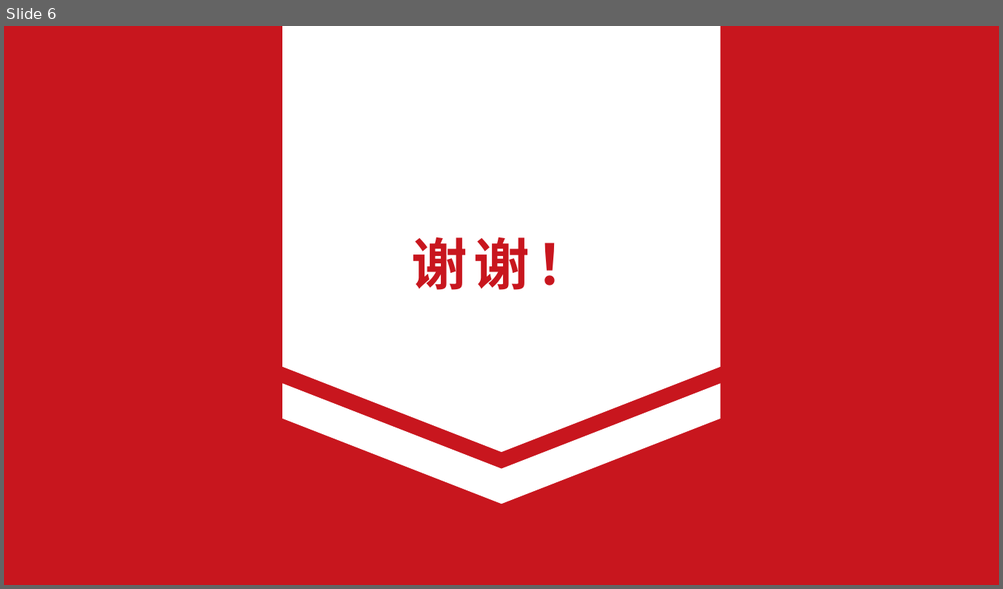
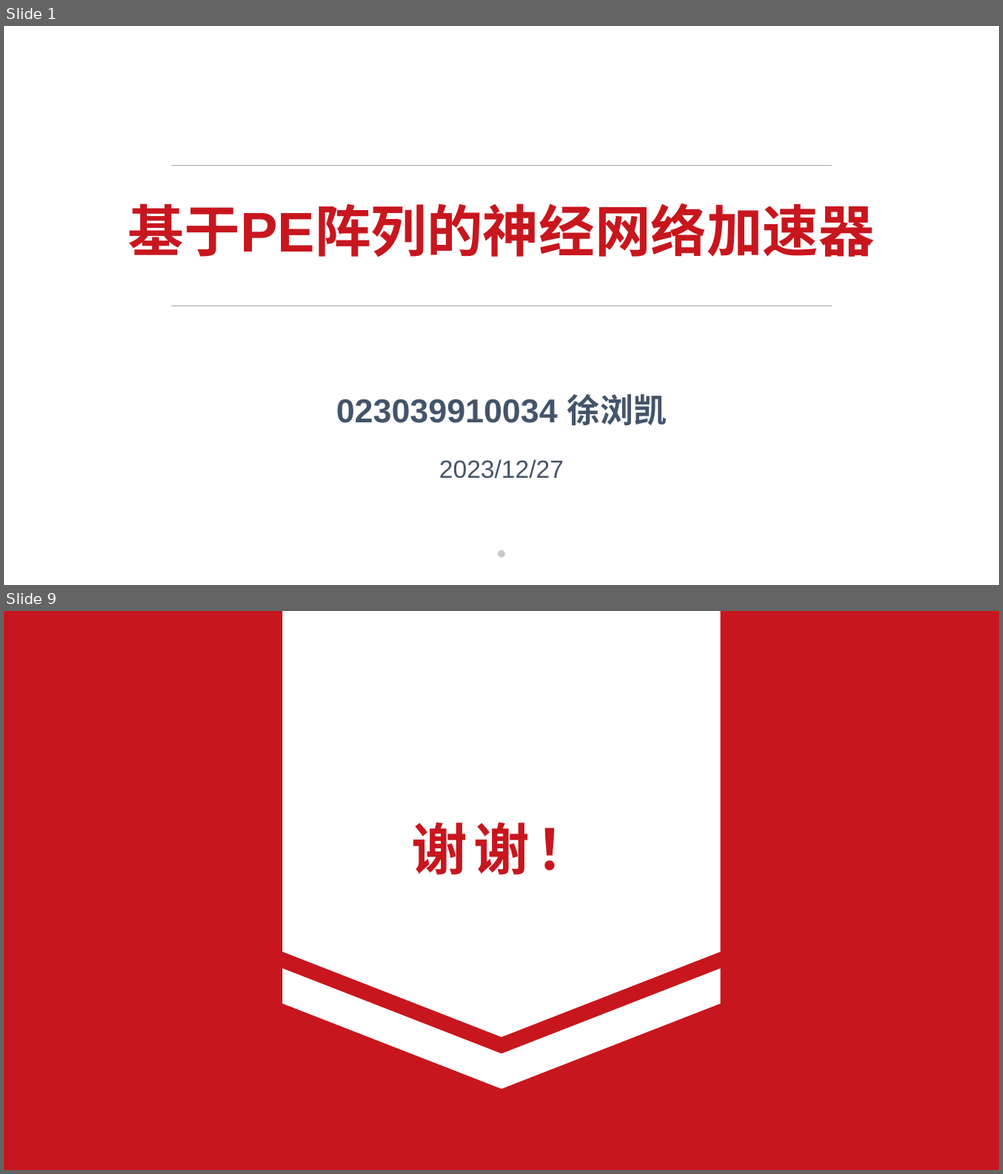
Before and after one commit to LKai-Xu/courses, a slide deck: proj_report/report.pptx. Shown one above the other, each under a label of ours: slide 6 before the commit, slides 1 and 9 after it; the slides between them are not shown. The pictures are 1003x589 and 1003x1174 pixels, drawn with LibreOffice and Linux fonts; fonts in the diff are those of the drawing; background and template pictures are left out. Boxes give left, top, right and bottom in pixels: in the first picture for what was removed or moved away, otherwise in the second. Text is boxed around its words. In the diff, an @@ line names an element or a change of style, - is before the commit and + after.

```diff
--- a/proj_report/report.pptx
+++ b/proj_report/report.pptx
@@ slide 1 added at (4, 26, 999, 585), background #FFFFFF @@
@@ line added from (171, 166) to (832, 166), #A5A5A5 0.5 pt @@
@@ title added at (128, 204, 874, 257), 54 pt, text #C8161E, bold @@
+基于PE阵列的神经网络加速器
@@ line added from (171, 306) to (832, 306), #A5A5A5 0.5 pt @@
@@ text added at (336, 395, 666, 426), 32 pt, text #44546A, bold @@
+023039910034 徐浏凯
@@ text added at (439, 460, 563, 479), 24 pt, text #44546A @@
+2023/12/27
@@ ellipse added at (498, 551, 506, 558), fill #C9C9C9 @@
@@ what was slide 6 is now slide 9 @@
```
Also in this commit, not shown: 3 slides changed, 4 other slides added, 2 slides removed, 1 other file.
